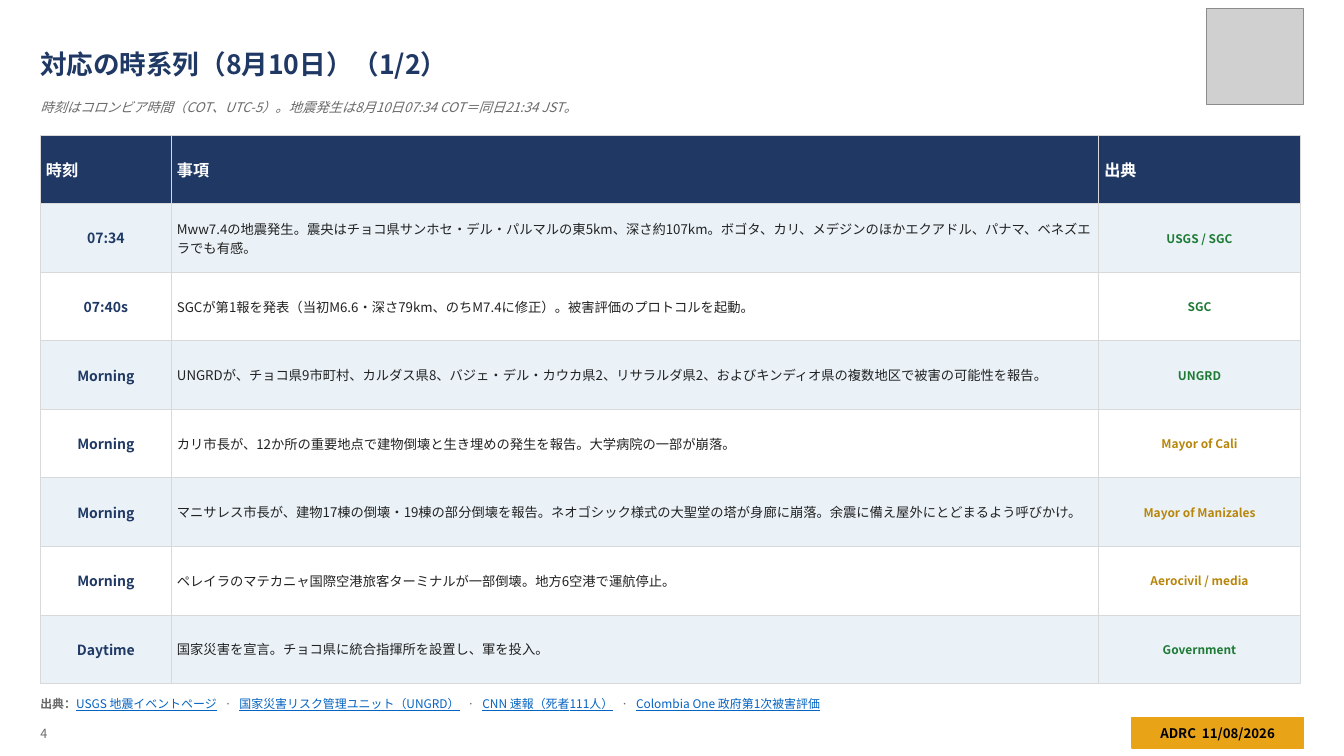
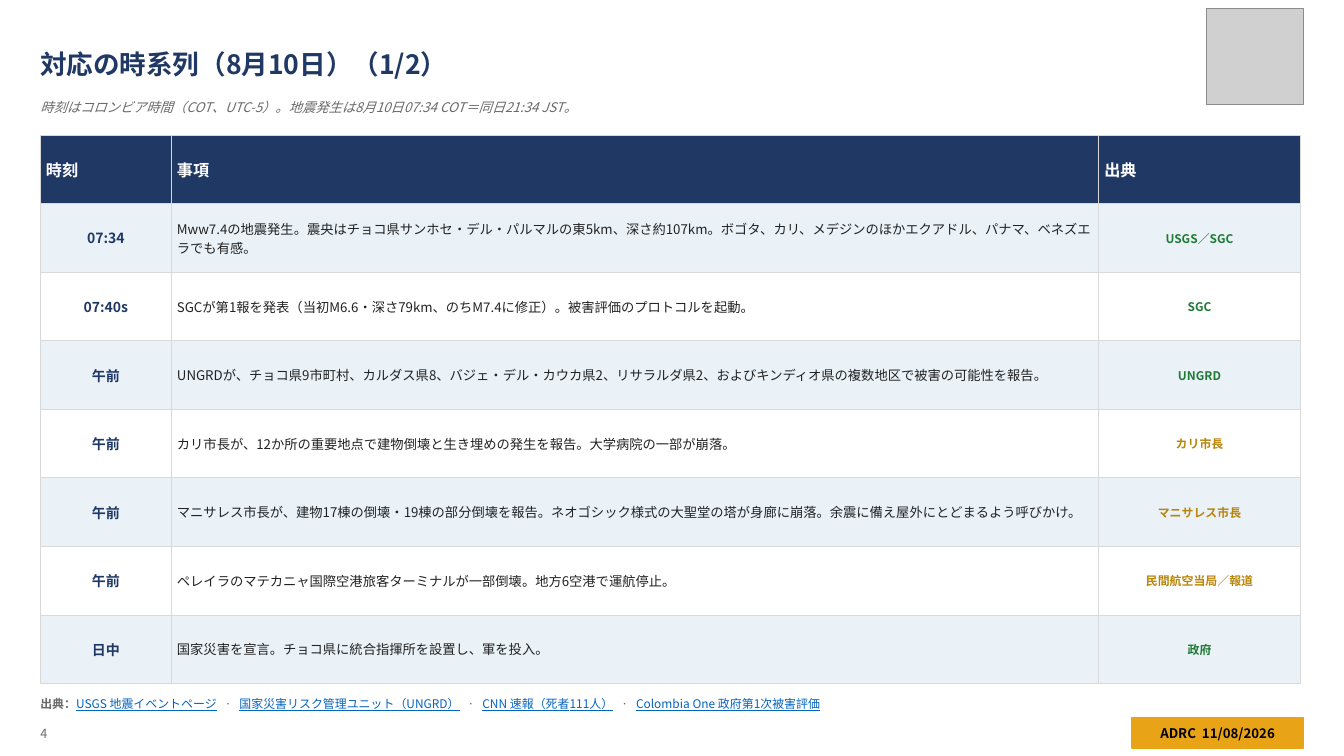
Before and after one commit to kochobi-max/whatsmap, a slide deck: slide 4 of reports/colombia_eq_20260810/output/ADRC_EQ_COL_Choco_20260810_JA.pptx. Drawn at 1344x756 pixels with LibreOffice and Linux fonts; fonts in the diff are those of the drawing; grey boxes stand for pictures. Boxes give left, top, right and bottom in pixels: in the first picture for what was removed or moved away, otherwise in the second. Text is boxed around its words. In the diff, an @@ line names an element or a change of style, - is before the commit and + after.

```diff
--- a/reports/colombia_eq_20260810/output/ADRC_EQ_COL_Choco_20260810_JA.pptx
+++ b/reports/colombia_eq_20260810/output/ADRC_EQ_COL_Choco_20260810_JA.pptx
@@ table at (x1=40, y1=135, x2=1301, y2=661) @@
-row 2, column 3: USGS / SGC
+row 2, column 3: USGS／SGC
-row 4, column 1: Morning
+row 4, column 1: 午前
-row 5, column 1: Morning
+row 5, column 1: 午前
-row 5, column 3: Mayor of Cali
+row 5, column 3: カリ市長
-row 6, column 1: Morning
+row 6, column 1: 午前
-row 6, column 3: Mayor of Manizales
+row 6, column 3: マニサレス市長
-row 7, column 1: Morning
+row 7, column 1: 午前
-row 7, column 3: Aerocivil / media
+row 7, column 3: 民間航空当局／報道
-row 8, column 1: Daytime
+row 8, column 1: 日中
-row 8, column 3: Government
+row 8, column 3: 政府
```
Also in this commit, not shown: 5 other slides changed, 18 other files.
